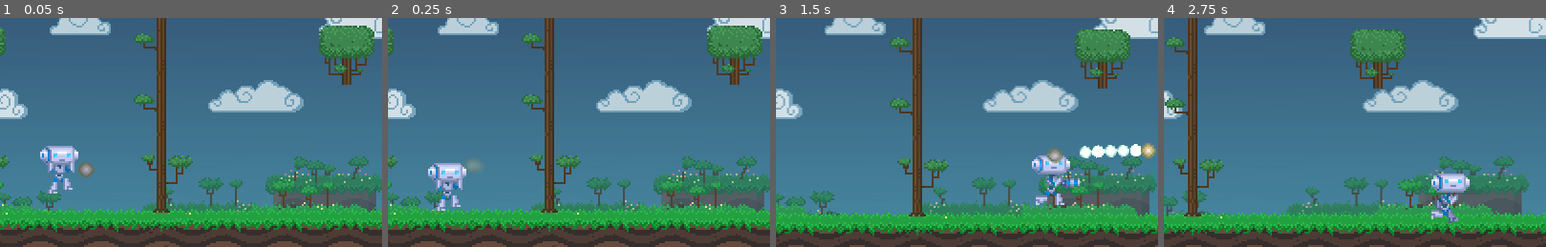
Above: before the commit, frames 1-4 (left to right).
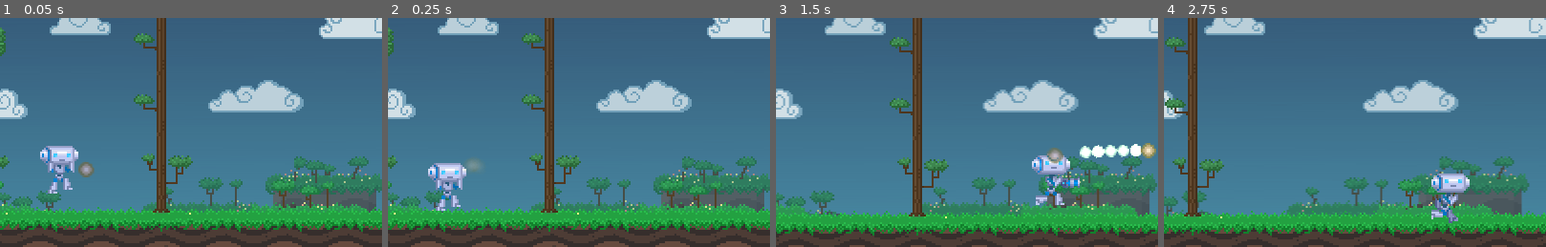
Above: after the commit, the same moments.

Repository: Global-AXIOS/cookie-injection-but-with-real-cookies
Game: Godot game, scene res://stage2.tscn
The game is run twice, just before and just after one commit, with the same random seed, the same clock (stepped at 60 frames per second) and the same inputs.
Inputs:
- Up to frame 1 (0.05 s): no input
- Up to frame 2 (0.25 s): no input
- Up to frame 3 (1.5 s): hold Right (move_right) 0.53-1.28 s; hold Space (shoot) 0.53-1.28 s; tap Up (jump) at 0.77 s; hold Left (move_left) from 1.28 s (still down); tap Space (shoot) at 1.35 s
- Up to frame 4 (2.75 s): tap Up (jump) at 1.52 s; release Left (move_left) at 2.03 s; hold Right (move_right) from 2.03 s (still down); hold Space (shoot) from 2.03 s (still down)
The pictures show only the part of the screen within x 23-73%, y 18-68%; the shares and areas given below are measured in that part.

The runs differ from the first frame. In frame 1, 2.5% of the frame differs, in the area x 83-98%, y 3-30%; in frame 2, 2.5%; in frame 3, 2.5%; in frame 4, 2.5%.

Commit message:
removed tree item

Diff:
--- a/platformer/stage2.tscn
+++ b/platformer/stage2.tscn
@@ -25,7 +25,7 @@
 collision_mask = 1
 occluder_light_mask = 1
 format = 1
-tile_data = PoolIntArray( 0, 2, 0, 70, 536870914, 0, 71, 10, …(2638 unchanged characters)… , 2, 0, 917506, 9, 0, 917509, 7, 0, 917512, 536870921, 0, 917566, 536870914, 0, 917567, 10, 0, 917568, …(11122 unchanged characters)…
+tile_data = PoolIntArray( 0, 2, 0, 70, 536870914, 0, 71, 10, …(2638 unchanged characters)… , 2, 0, 917506, 9, 0, 917509, 7, 0, 917566, 536870914, 0, 917567, 10, 0, 917568, …(11122 unchanged characters)…
 _sections_unfolded = [ "Cell", "Transform" ]
 __meta__ = {
 "_edit_lock_": true
